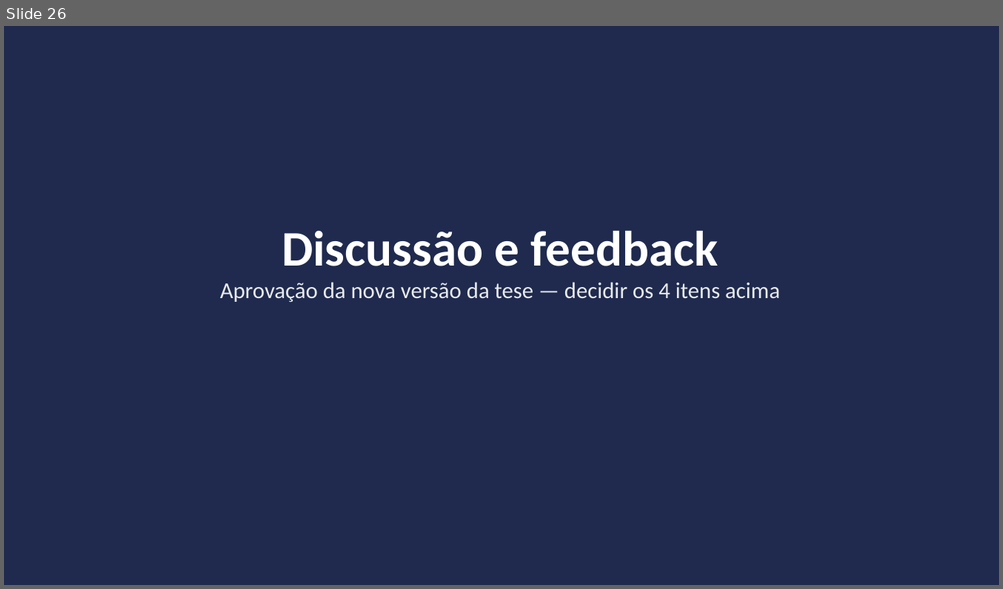
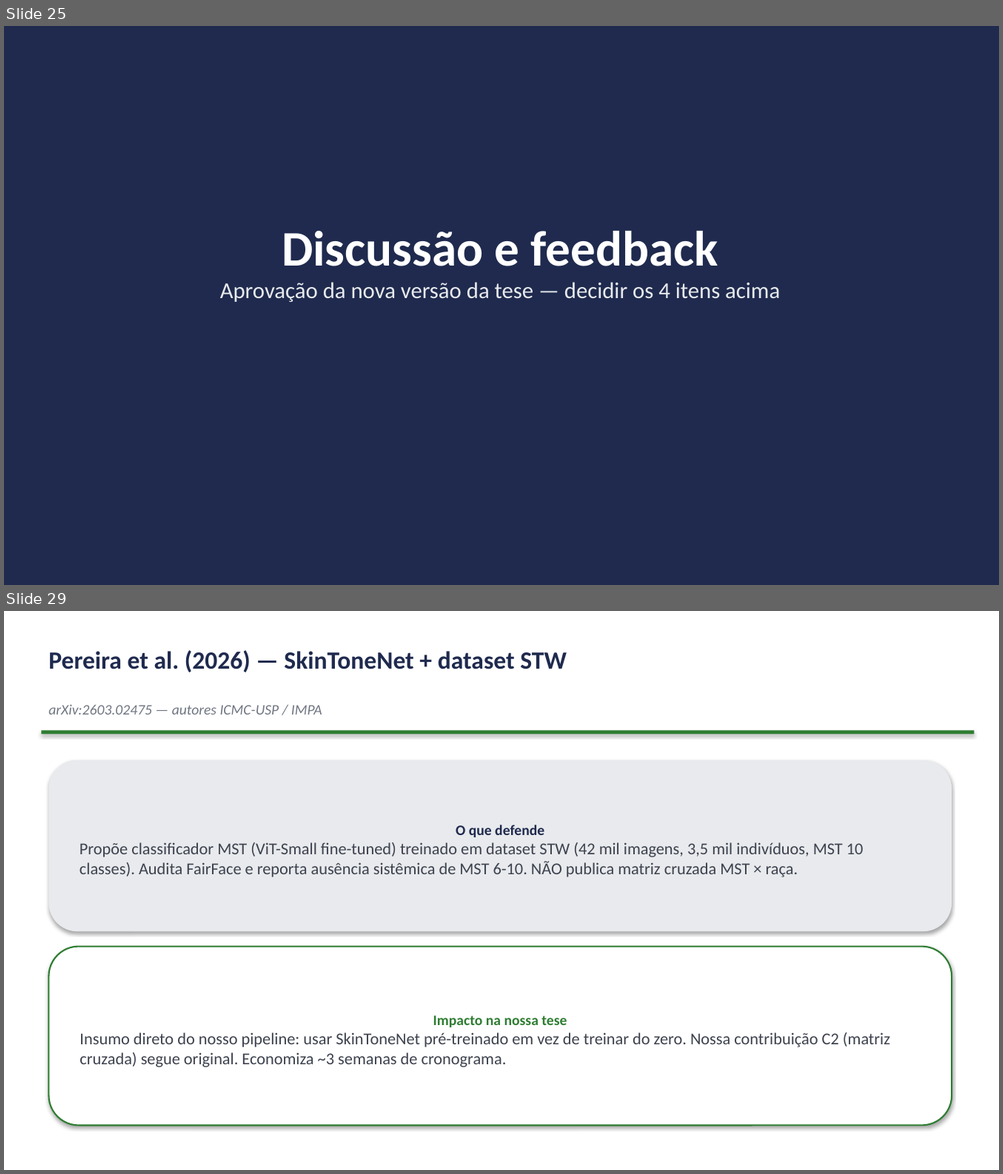
Before and after one commit to marcellozzetti/Facial-Recognition-Models-Mitigating-Bias, a slide deck: docs/ativo/material_reuniao_orientador_v3.2.1.pptx. Shown one above the other, each under a label of ours: slide 26 before the commit, slides 25 and 29 after it; the slides between them are not shown. The pictures are 1003x589 and 1003x1174 pixels, drawn with LibreOffice and Linux fonts; fonts in the diff are those of the drawing. Boxes give left, top, right and bottom in pixels: in the first picture for what was removed or moved away, otherwise in the second. Text is boxed around its words. In the diff, an @@ line names an element or a change of style, - is before the commit and + after.

```diff
--- a/docs/ativo/material_reuniao_orientador_v3.2.1.pptx
+++ b/docs/ativo/material_reuniao_orientador_v3.2.1.pptx
@@ slide 29 added at <box>4,611,999,1170</box>, background #FFFFFF @@
@@ text added at <box>48,650,566,672</box>, 24 pt, text #1F2A4E, bold @@
+Pereira et al. (2026) — SkinToneNet + dataset STW
@@ text added at <box>48,704,322,715</box>, 14 pt, text #707682, italic @@
+arXiv:2603.02475 — autores ICMC-USP / IMPA
@@ rectangle added at <box>41,730,974,734</box>, fill #2E7D32 @@
@@ rounded rectangle added at <box>48,760,951,932</box>, fill #E8EAED, 16 pt, text #3D424E @@
+O que defende
+Propõe classificador MST (ViT-Small fine-tuned) treinado em dataset STW (42 mil imagens, 3,5 mil indivíduos, MST 10 classes). Audita FairFace e reporta ausência sistêmica de MST 6-10. NÃO publica matriz cruzada MST × raça.
@@ rounded rectangle added at <box>48,947,951,1126</box>, fill #FFFFFF, outline #2E7D32 1.5 pt, 16 pt, text #3D424E @@
+Impacto na nossa tese
+Insumo direto do nosso pipeline: usar SkinToneNet pré-treinado em vez de treinar do zero. Nossa contribuição C2 (matriz cruzada) segue original. Economiza ~3 semanas de cronograma.
@@ what was slide 26 is now slide 25 @@
```
Also in this commit, not shown: 5 slides changed, 7 other slides added, 1 slide removed, 1 other file.
